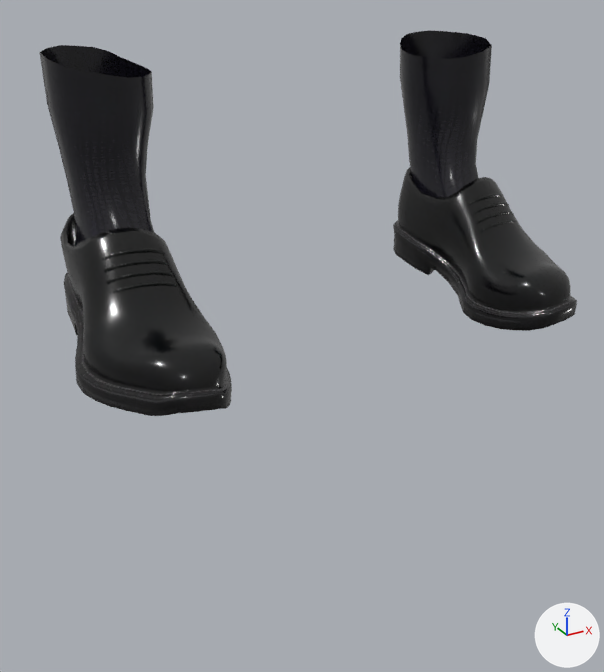
Two versions of the glTF model app/assets/humans/female/shoes03.glb, one commit apart.
One viewpoint serves both versions: a 50 mm lens placed at (-0.347, -0.675, 0.271), pointed at (-0.025, -0.09, -0.022). The axes (+X, +Y, +Z) are drawn at lower right. The lights are the same throughout. The older version comes first. Vertices at exactly the same position are counted once.

Objects in the first picture: 'part_shoes03'.
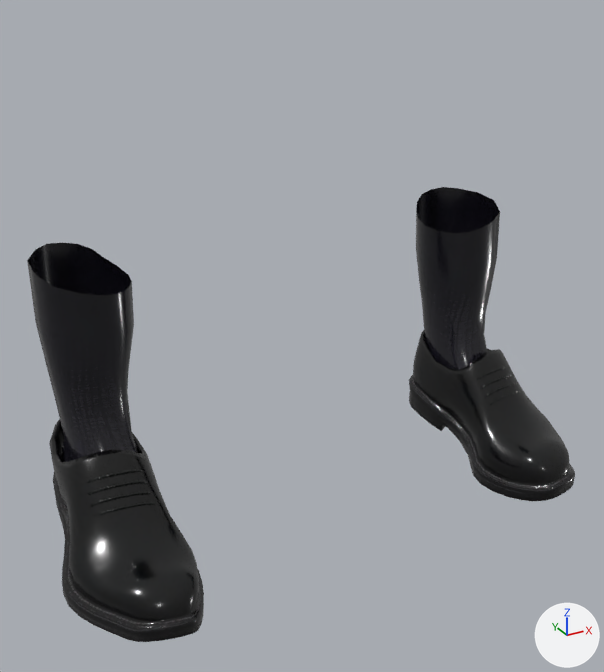
The newer file adds a shape key; the second version is drawn at full value of the shape key 'legs_long' of 'part_shoes03', and the change is written as the vertex moves it makes.

Edits to the bpy script that builds the scene:
```text
Change me_shoes03:
    used by ob_part_shoes03; location = (0.0, 0.0, 0.0)
    remove me_shoes03.from_pydata(...)  # 2222 vertices, 4128 faces; spans x -0.226..0.226, y -0.206..0.027, z -0.019..0.216
    add me_shoes03.from_pydata(...)  # 2222 vertices, 4128 faces; spans x -0.257..0.257, y -0.206..0.027, z -0.204..0.058
    me_shoes03 part 1: the loose piece of 52 vertices spanning x 0.144..0.194, y -0.115..-0.105, z 0.052..0.06 is moved by (0.031, 0.0, -0.185)
    me_shoes03 part 2: the loose piece of 52 vertices spanning x 0.145..0.192, y -0.095..-0.086, z 0.071..0.081 is moved by (0.031, 0.0, -0.185)
    me_shoes03 part 3: the loose piece of 52 vertices spanning x 0.144..0.194, y -0.102..-0.093, z 0.064..0.074 is moved by (0.031, 0.0, -0.185)
    me_shoes03 part 4: the loose piece of 52 vertices spanning x 0.144..0.195, y -0.109..-0.099, z 0.059..0.067 is moved by (0.031, 0.0, -0.185)
    me_shoes03 part 5: the loose piece of 759 vertices spanning x 0.121..0.226, y -0.206..0.023, z -0.019..0.093 is moved by (0.031, 0.0, -0.185)
    me_shoes03 part 6: the loose piece of 52 vertices spanning x -0.194..-0.144, y -0.115..-0.105, z 0.052..0.06 is moved by (-0.031, 0.0, -0.185)
    me_shoes03 part 7: the loose piece of 52 vertices spanning x -0.192..-0.145, y -0.095..-0.086, z 0.071..0.081 is moved by (-0.031, 0.0, -0.185)
    me_shoes03 part 8: the loose piece of 52 vertices spanning x -0.194..-0.144, y -0.102..-0.093, z 0.064..0.074 is moved by (-0.031, 0.0, -0.185)
    me_shoes03 part 9: the loose piece of 52 vertices spanning x -0.195..-0.144, y -0.109..-0.099, z 0.059..0.067 is moved by (-0.031, 0.0, -0.185)
    me_shoes03 part 10: the loose piece of 759 vertices spanning x -0.226..-0.121, y -0.206..0.023, z -0.019..0.093 is moved by (-0.031, 0.0, -0.185)
    me_shoes03 part 11: 144 of 2222 vertices moved; they spanned x 0.124..0.203, y -0.097..0.027, z 0.03..0.216 and now span x 0.154..0.233, y -0.097..0.027, z -0.155..0.058; mean shift (0.031, 0.0, -0.18); largest move (0.15, 0.006, 0.098) -> (0.181, 0.006, -0.087)
    me_shoes03 part 12: 144 of 2222 vertices moved; they spanned x -0.203..-0.124, y -0.097..0.027, z 0.03..0.216 and now span x -0.233..-0.154, y -0.097..0.027, z -0.155..0.058; mean shift (-0.031, 0.0, -0.18); largest move (-0.15, 0.006, 0.098) -> (-0.181, 0.006, -0.087)
```

Location of each change, [x1, y1, x2, y2] in pixels of the pictures (604 x 672 px; the box of a moved part takes in the faces that stretch with it):
'part_shoes03', reshaped (18% taller): before [40, 30, 577, 416]; after [27, 187, 575, 642]
part 1 of me_shoes03, moved or reshaped: before [479, 220, 516, 233]; after [488, 391, 521, 406]
part 2 of me_shoes03, moved or reshaped: before [467, 194, 503, 206]; after [476, 366, 509, 380]
part 3 of me_shoes03, moved or reshaped: before [471, 202, 509, 215]; after [480, 374, 514, 389]
part 4 of me_shoes03, moved or reshaped: before [476, 211, 514, 224]; after [484, 382, 518, 397]
part 5 of me_shoes03, moved or reshaped: before [393, 167, 577, 331]; after [409, 330, 575, 501]
part 6 of me_shoes03, moved or reshaped: before [110, 282, 178, 294]; after [93, 502, 156, 517]
part 7 of me_shoes03, moved or reshaped: before [102, 248, 164, 260]; after [86, 469, 144, 483]
part 8 of me_shoes03, moved or reshaped: before [104, 259, 170, 272]; after [88, 480, 148, 495]
part 9 of me_shoes03, moved or reshaped: before [106, 271, 174, 284]; after [89, 491, 152, 507]
part 10 of me_shoes03, moved or reshaped: before [60, 213, 232, 416]; after [49, 419, 204, 642]
part 11 of me_shoes03, moved or reshaped: before [400, 30, 492, 198]; after [416, 187, 500, 369]
part 12 of me_shoes03, moved or reshaped: before [40, 45, 155, 246]; after [27, 243, 138, 462]
